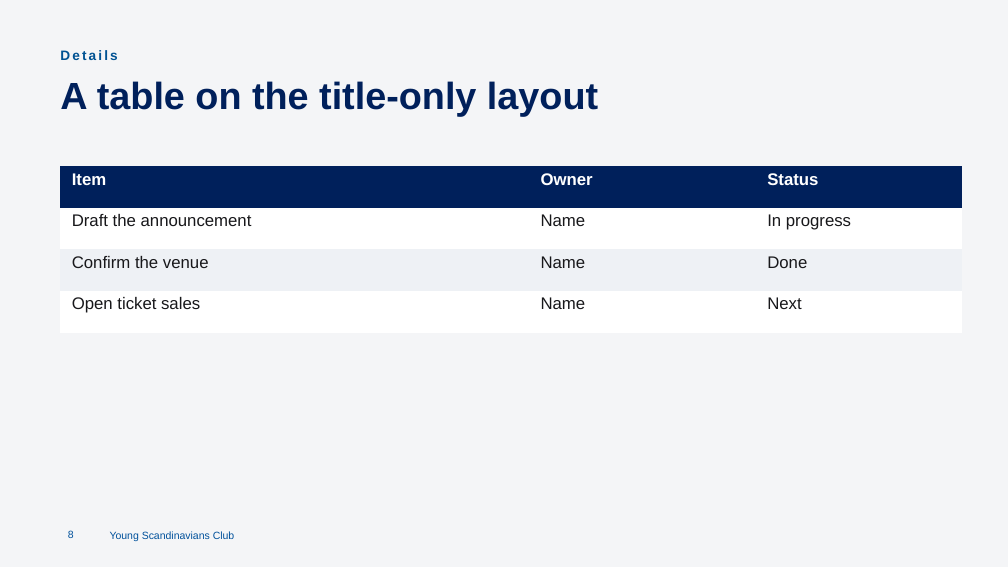
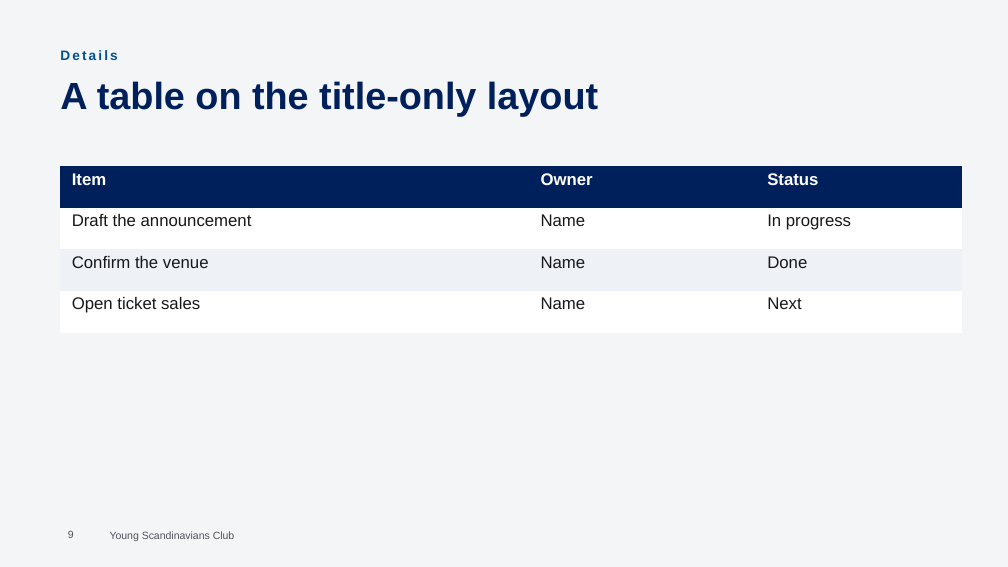
Before and after one commit to Young-Scandinavians-Club/ysc.org, a slide deck: slide 9 of docs/presentation-template/YSC-presentation-template.pptx (slide 8 before the commit). Drawn at 1008x567 pixels with LibreOffice and Linux fonts; fonts in the diff are those of the drawing; background and template pictures are left out. Boxes give left, top, right and bottom in pixels: in the first picture for what was removed or moved away, otherwise in the second. Text is boxed around its words. In the diff, an @@ line names an element or a change of style, - is before the commit and + after.

```diff
--- a/docs/presentation-template/YSC-presentation-template.pptx
+++ b/docs/presentation-template/YSC-presentation-template.pptx
@@ page number at [68, 531, 74, 538]: text changed; text colour #02529C to #52525B @@
-8
+9
@@ text "Young Scandinavians Club" at [110, 531, 235, 541]: text colour #02529C to #52525B @@
```
Also in this commit, not shown: 6 other slides changed, 7 slides added, 1 other file.
